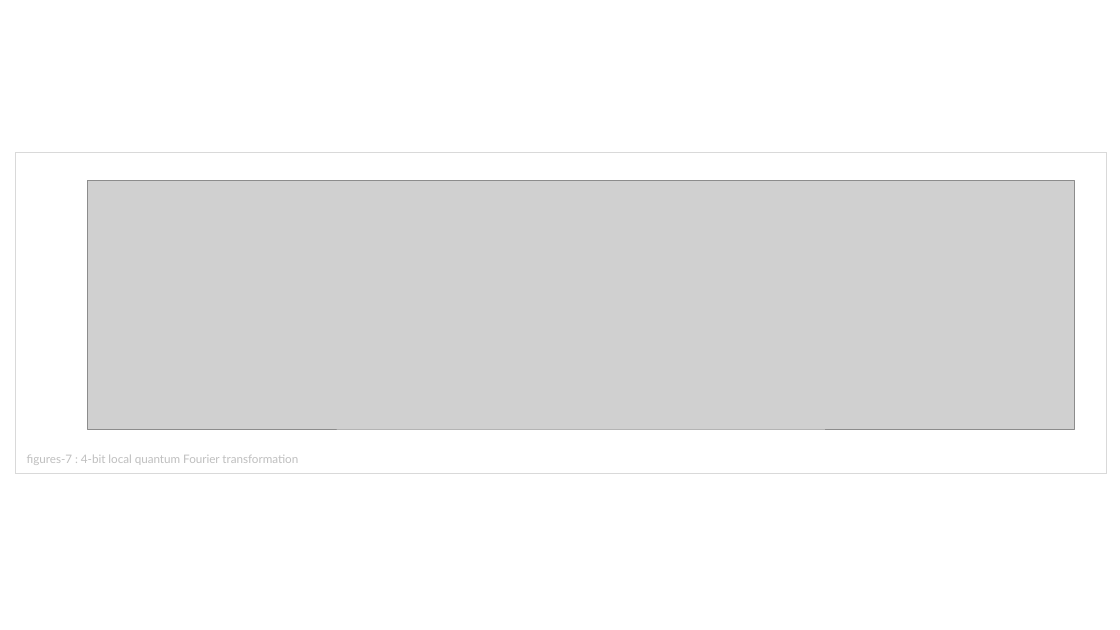
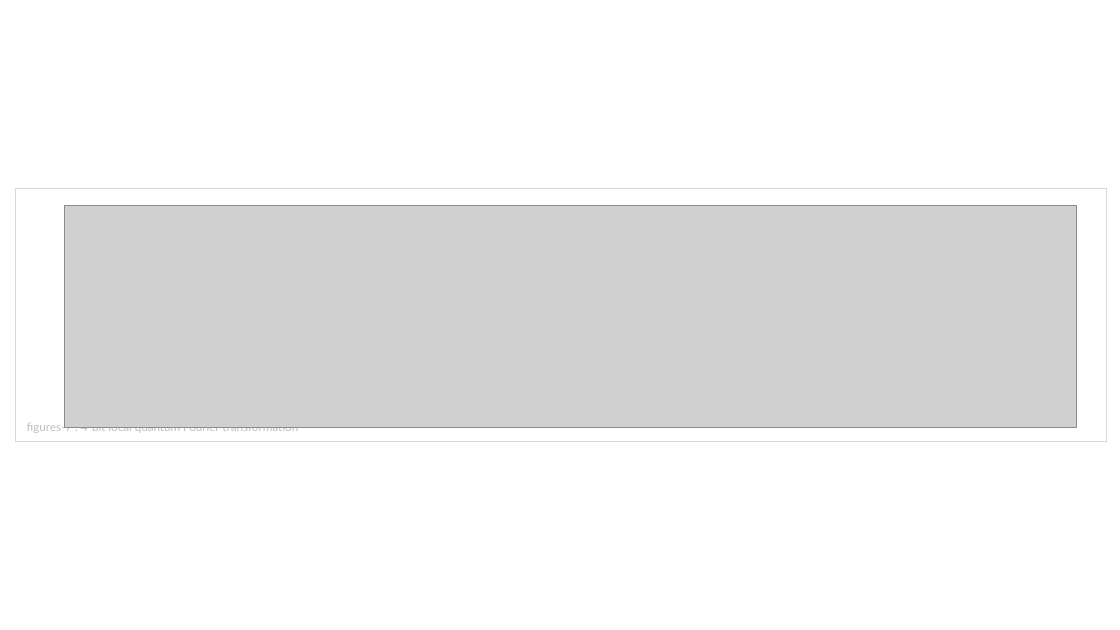
Before and after one commit to brunorijsman/quantum-internet-hackathon-2022, a slide deck: slide 8 of docs/figures/figures.pptx. Drawn at 1120x630 pixels with LibreOffice and Linux fonts; fonts in the diff are those of the drawing; grey boxes stand for pictures. Boxes give left, top, right and bottom in pixels: in the first picture for what was removed or moved away, otherwise in the second. Text is boxed around its words. In the diff, an @@ line names an element or a change of style, - is before the commit and + after.

```diff
--- a/docs/figures/figures.pptx
+++ b/docs/figures/figures.pptx
@@ rectangle: place and size @@
-rectangle at (16, 153, 1107, 474)
+rectangle at (16, 188, 1107, 442)
@@ picture: place and size @@
-picture at (87, 181, 1075, 429)
+picture at (65, 206, 1077, 428)
@@ text "figures-7 : 4-bit local quantum ...": place and size @@
-text "figures-7 : 4-bit local quantum ..." at (27, 455, 298, 465)
+text "figures-7 : 4-bit local quantum ..." at (27, 421, 298, 434)
```
Also in this commit, not shown: 1 other slide changed, 1 slide removed, 14 other files.
